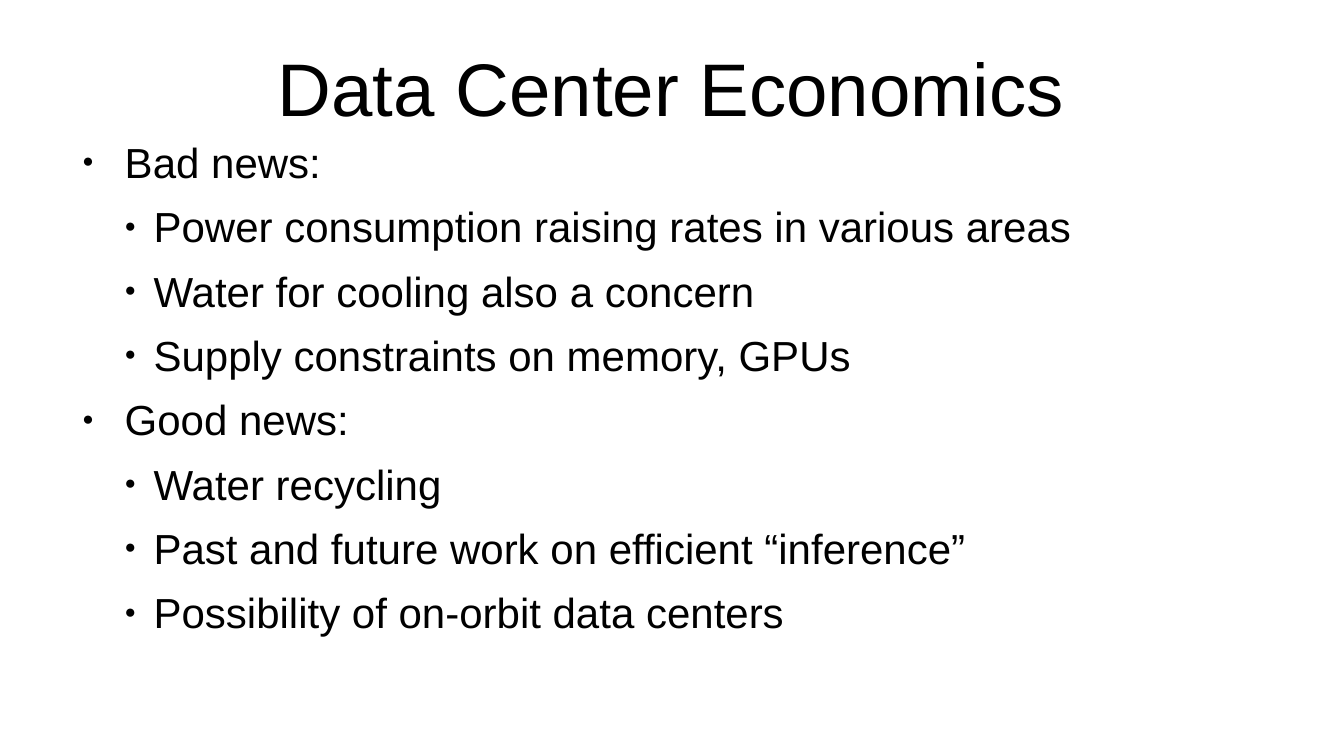
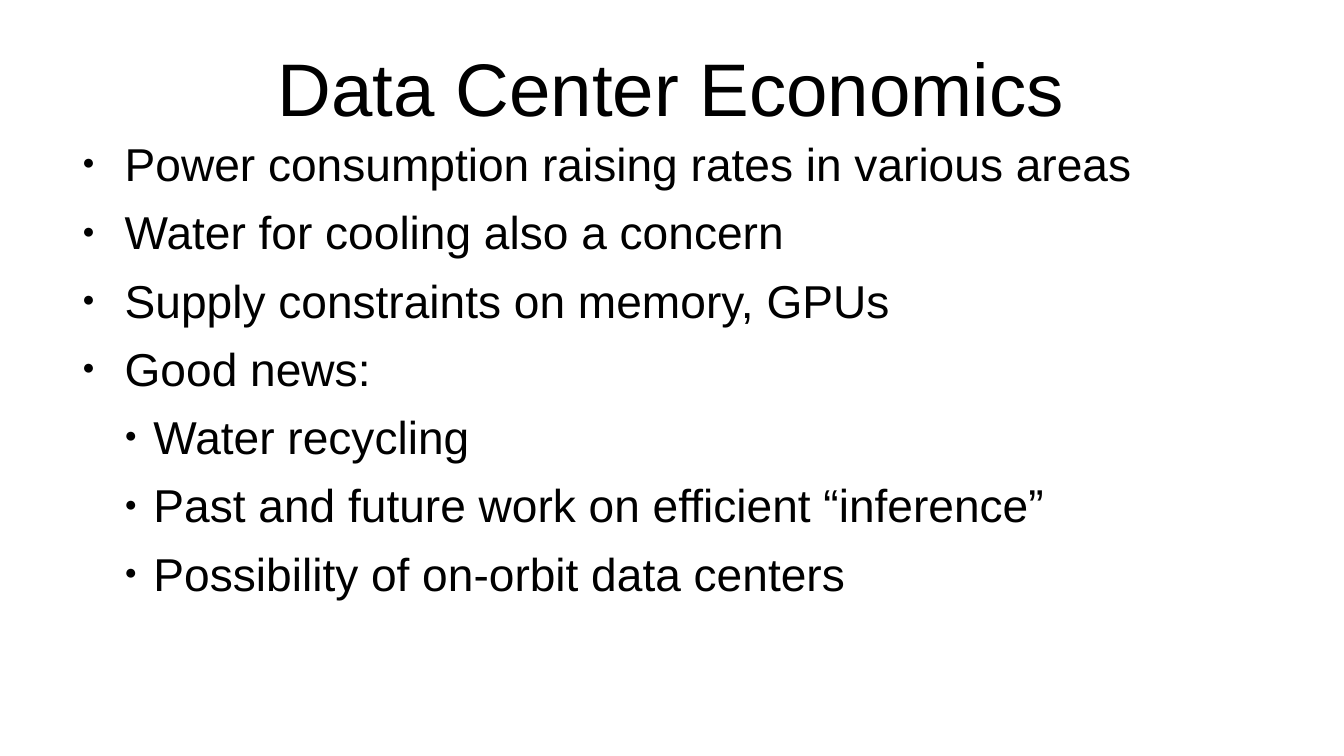
Before and after one commit to ClintStaley/AITalks, a slide deck: slide 7 of UATX/AIUpdate26.pptx. Drawn at 1344x756 pixels with LibreOffice and Linux fonts; fonts in the diff are those of the drawing. Boxes give left, top, right and bottom in pixels: in the first picture for what was removed or moved away, otherwise in the second. Text is boxed around its words. In the diff, an @@ line names an element or a change of style, - is before the commit and + after.

```diff
--- a/UATX/AIUpdate26.pptx
+++ b/UATX/AIUpdate26.pptx
@@ text "Power consumption raising rates in ..." at bbox=[125, 147, 1131, 599]: size 24.8 to 27.2 pt; list level 3 to 1 in "Power consumption raising rates in ..."; list level 3 to 1 in "Water for cooling also a ..."; list level 3 to 1 in "Supply constraints on memory, GPUs" @@
@@ text at bbox=[125, 147, 321, 179]: paragraph removed @@
-● Bad news:
```
Also in this commit, not shown: 5 other slides changed, 2 slides added.
